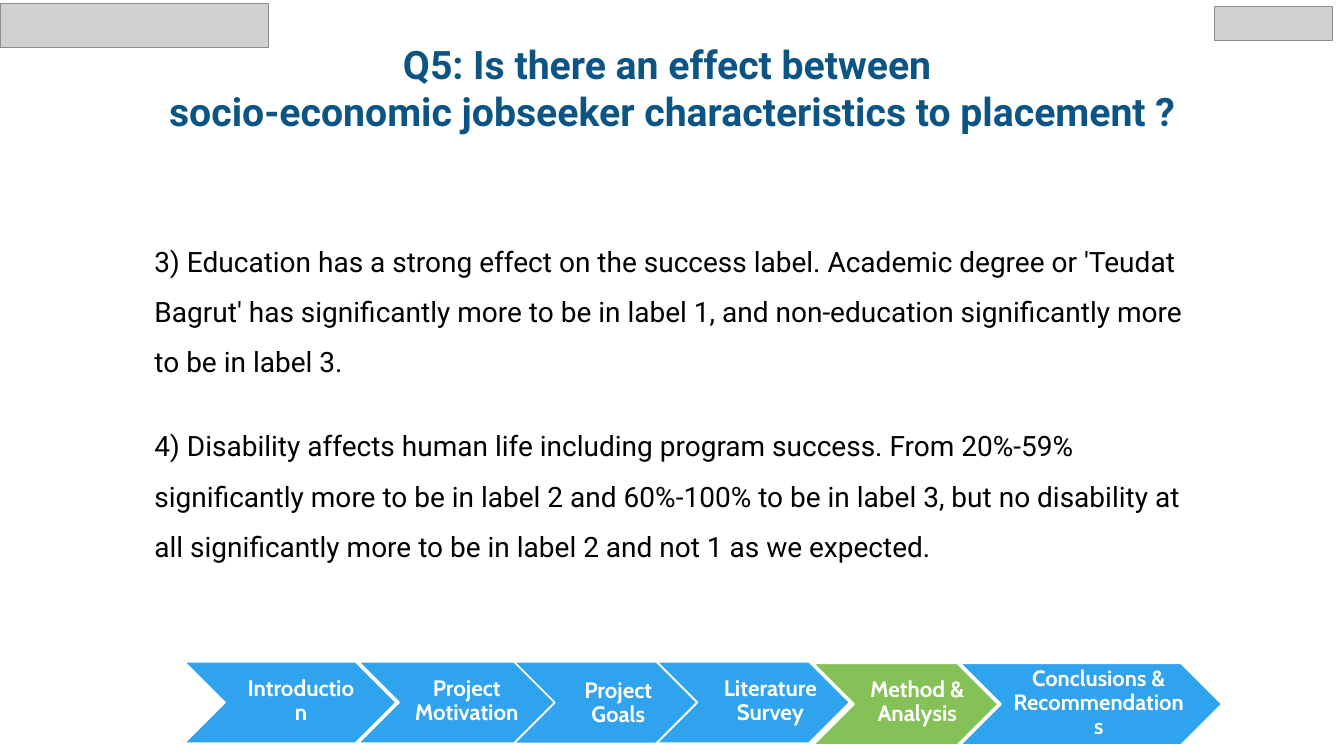
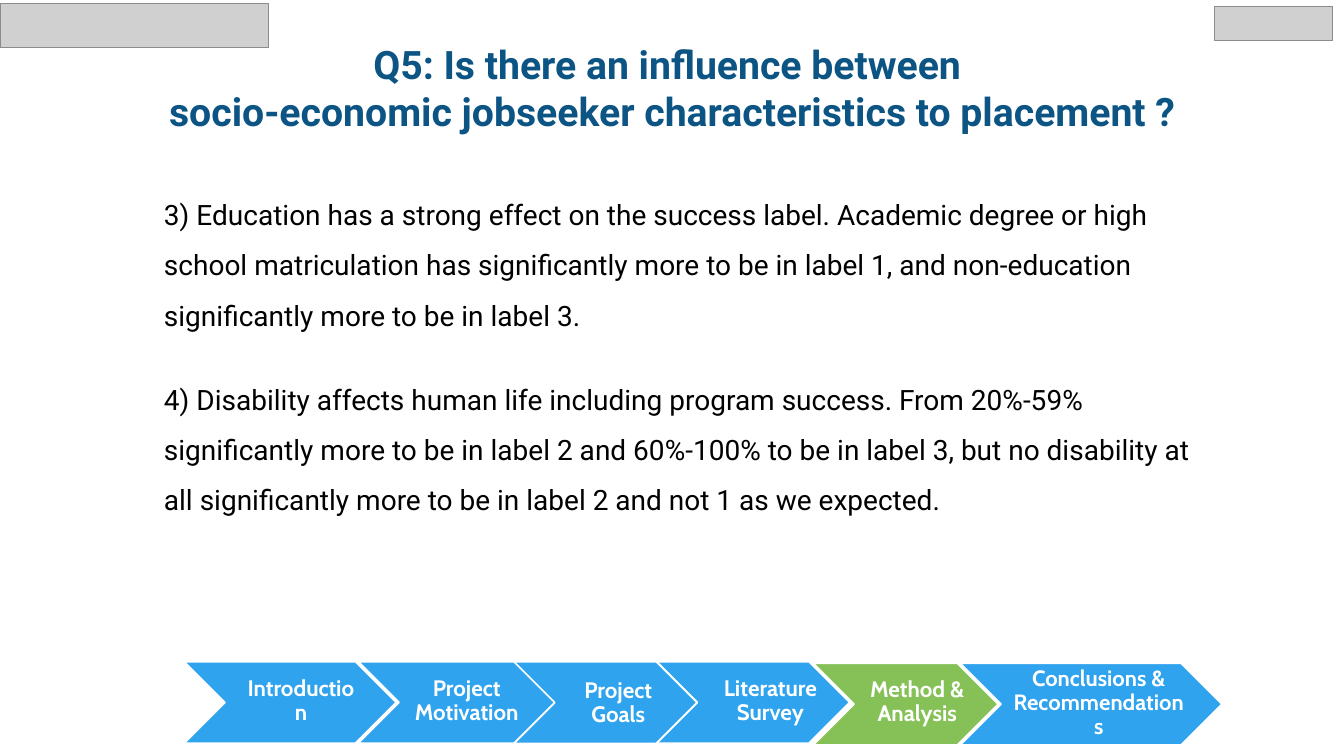
Before and after one commit to chen890/Final-Research-Project---IES, a slide deck: slide 27 of English Final Project.pptx. Drawn at 1344x756 pixels with LibreOffice and Linux fonts; fonts in the diff are those of the drawing; grey boxes stand for pictures; background and template pictures are left out. Boxes give left, top, right and bottom in pixels: in the first picture for what was removed or moved away, otherwise in the second. Text is boxed around its words. In the diff, an @@ line names an element or a change of style, - is before the commit and + after.

```diff
--- a/English Final Project.pptx
+++ b/English Final Project.pptx
@@ text at [373,49,961,84]: text changed @@
-Q5: Is there an effect between
+Q5: Is there an influence between
@@ text "3) Education has a strong ...": place and size @@
-text "3) Education has a strong ..." at [154,249,1182,563]
+text "3) Education has a strong ..." at [164,202,1189,516]
@@ text at [164,202,1147,332]: text changed @@
-3) Education has a strong effect on the success label. Academic degree or 'Teudat Bagrut' has significantly more to be in label 1, and non-education significantly more to be in label 3.
+3) Education has a strong effect on the success label. Academic degree or high school matriculation has significantly more to be in label 1, and non-education significantly more to be in label 3.
```
Also in this commit, not shown: 20 other slides changed, 4 other files.
